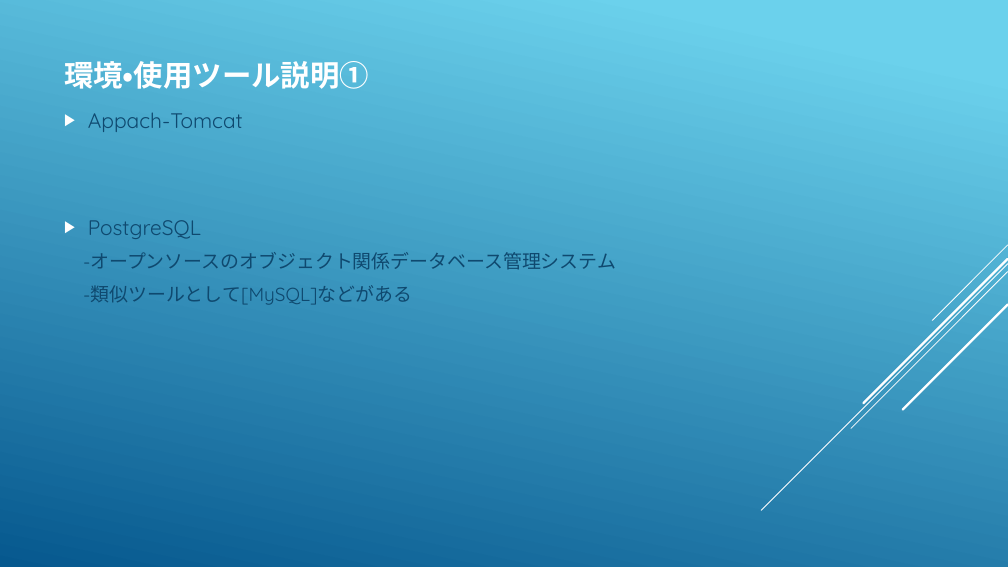
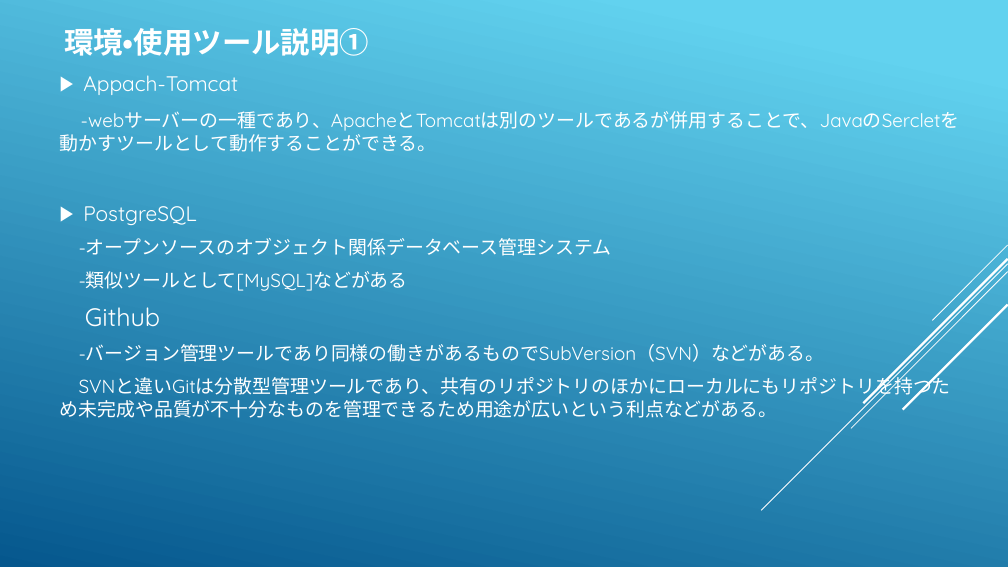
Before and after one commit to Kyuji0022/webjava_3, a slide deck: slide 3 of src/main/resources/虎の穴 2QWebJava初級.pptx. Drawn at 1008x567 pixels with LibreOffice and Linux fonts; fonts in the diff are those of the drawing. Boxes give left, top, right and bottom in pixels: in the first picture for what was removed or moved away, otherwise in the second. Text is boxed around its words. In the diff, an @@ line names an element or a change of style, - is before the commit and + after.

```diff
--- a/src/main/resources/虎の穴 2QWebJava初級.pptx
+++ b/src/main/resources/虎の穴 2QWebJava初級.pptx
@@ background gradient #6ED2EB to #06588E to gradient #62D2EF to #05578D @@
@@ title "環境・使用ツール説明①": place and size @@
-title "環境・使用ツール説明①" at bbox=[64, 61, 369, 89]
+title "環境・使用ツール説明①" at bbox=[64, 28, 369, 56]
@@ text "Appach-Tomcat": place and size @@
-text "Appach-Tomcat" at bbox=[83, 113, 616, 305]
+text "Appach-Tomcat" at bbox=[60, 75, 960, 418]
@@ text at bbox=[79, 75, 612, 291]: text colour #0F496F to #FFFFFF in "Appach-Tomcat", "PostgreSQL", "-オープンソースのオブジェクト関係データベース管理システム", "-類似ツールとして[MySQL]などがある"; less space between paragraphs @@
@@ text at bbox=[60, 111, 960, 152]: paragraph added @@
+-webサーバーの一種であり、ApacheとTomcatは別のツールであるが併用することで、JavaのSercletを動かすツールとして動作することができる。
@@ text at bbox=[60, 307, 951, 418]: paragraphs added @@
+Github
+-バージョン管理ツールであり同様の働きがあるものでSubVersion（SVN）などがある。
+SVNと違いGitは分散型管理ツールであり、共有のリポジトリのほかにローカルにもリポジトリを持つため未完成や品質が不十分なものを管理できるため用途が広いという利点などがある。
```
Also in this commit, not shown: 4 other slides changed.
